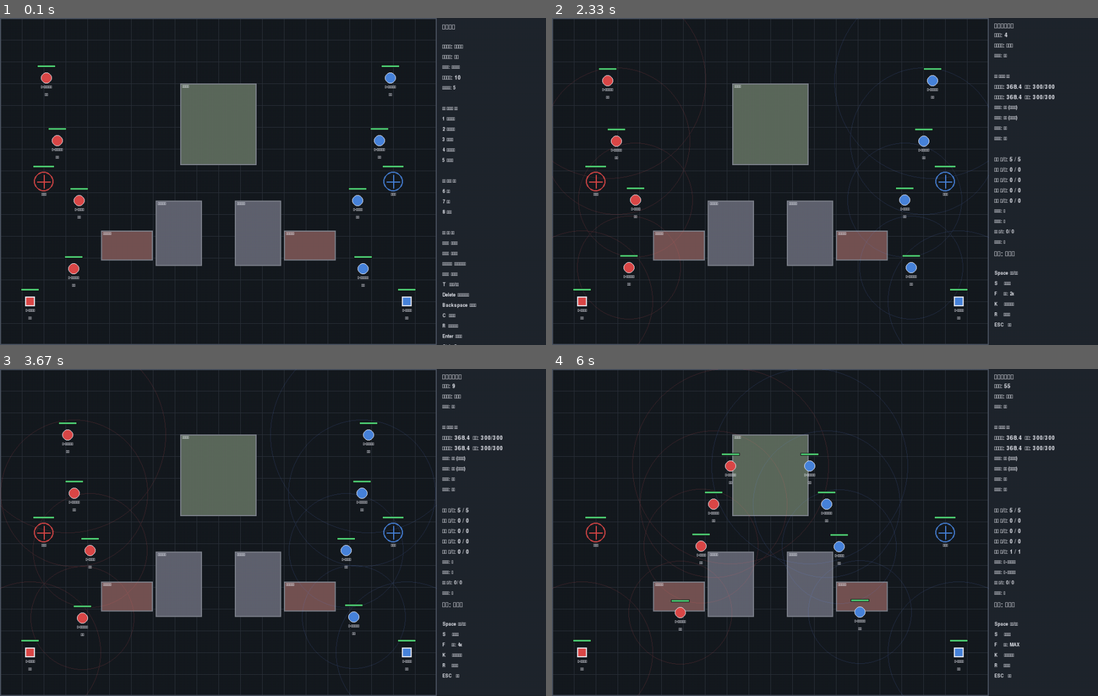
Above: before the commit, frames 1-4 (two rows, left to right).
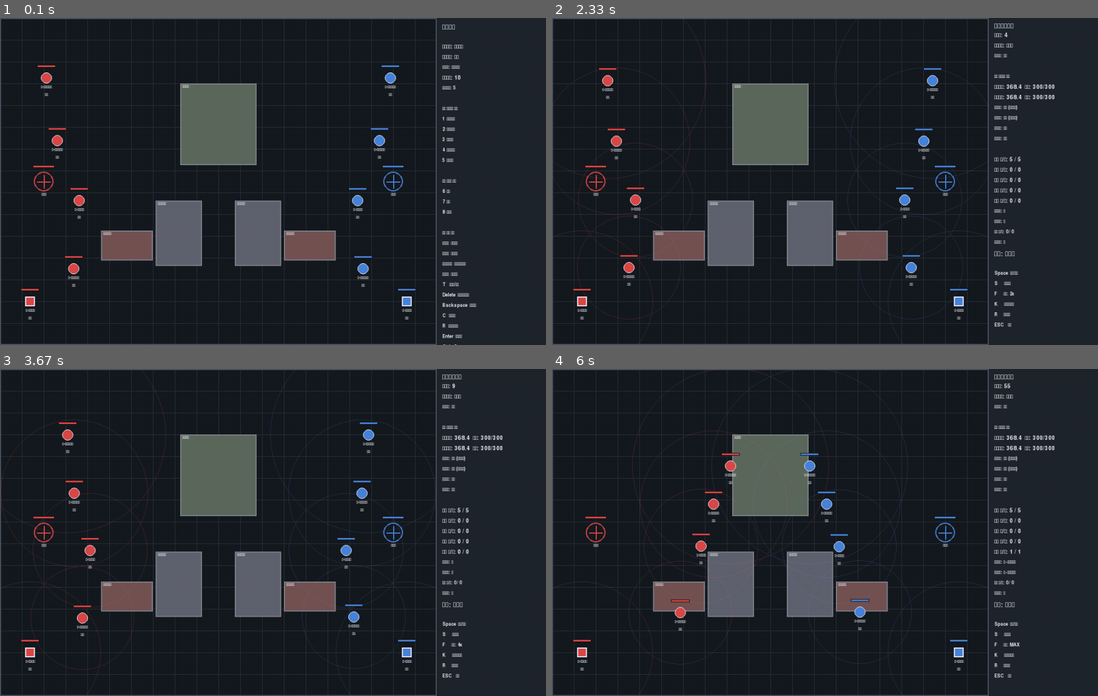
Above: after the commit, the same moments.

Repository: genfa-bit/UAV_WarGame
Game: pygame game, started from pygame_main.py
Two runs of this game, one before a commit and one after it. Both use one fixed random seed, a clock stepped at 60 frames per second and the inputs below.
Inputs (mouse positions are in pixels of both pictures, inside the frame that each line leads up to):
- Up to frame 1 (0.1 s): no input
- Up to frame 2 (2.33 s): tap Enter at 0.33 s; tap Space at 0.67, 1.07, 1.37, 1.57, 1.9, 2.2 s; move the mouse to (890, 158) at 1.03 s; move the mouse to (999, 70) at 1.53 s; move the mouse to (803, 103) at 1.87 s; tap F at 1.98 s
- Up to frame 3 (3.67 s): move the mouse to (81, 444) at 2.37 s; tap Space at 2.4, 2.7, 2.97, 3.3, 3.6 s; move the mouse to (223, 565) at 2.93 s; move the mouse to (240, 633) at 3.27 s; tap F at 3.38 s
- Up to frame 4 (6 s): move the mouse to (732, 539) at 3.7 s; tap Space at 3.73, 4.13, 4.43, 4.8, 5.2, 5.5, 5.7 s; move the mouse to (819, 588) at 4.1 s; move the mouse to (852, 561) at 4.77 s; tap F at 4.88 s; move the mouse to (628, 558) at 5.17 s; move the mouse to (988, 489) at 5.67 s

The runs differ from the first frame. In frame 1, 0.2% of the frame differs, in the area x 3-77%, y 14-84%; in frame 2, 0.2%; in frame 3, 0.2%; in frame 4, 0.3%, in the area x 3-77%, y 25-84%.

Commit message:
将双方单位血条和图标的颜色加重，使其可以被清楚区分

Diff:
--- a/config.py
+++ b/config.py
@@ -33,6 +33,9 @@
 PANEL_BG = (32, 37, 45)
 HP_GREEN = (80, 210, 120)
 HP_RED = (230, 70, 70)
+# 血条底槽按阵营区分，与单位阵营色配套使用。
+HP_TRACK_RED = (74, 28, 34)
+HP_TRACK_BLUE = (22, 48, 79)
 DETECT_RED = (255, 100, 100, 42)
 DETECT_BLUE = (100, 150, 255, 42)
 ATTACK_EFFECT_COLOR = (255, 215, 95)
--- a/ui/renderer.py
+++ b/ui/renderer.py
@@ -12,8 +12,8 @@
     DETECT_BLUE,
     DETECT_RED,
     GRID_COLOR,
-    HP_GREEN,
-    HP_RED,
+    HP_TRACK_BLUE,
+    HP_TRACK_RED,
     MAP_HEIGHT,
     MAP_WIDTH,
     OBSTACLE_COLOR,
@@ -91,9 +91,9 @@
             self.screen.blit(label, (rect.x + 4, rect.y + 2))
 
     def _draw_bases(self, battlefield) -> None:
-        for label, base_obj, color in (
-            ("红基地", battlefield.red_base_obj, RED_COLOR),
-            ("蓝基地", battlefield.blue_base_obj, BLUE_COLOR),
+        for label, base_obj, color, track in (
+            ("红基地", battlefield.red_base_obj, RED_COLOR, HP_TRACK_RED),
+            ("蓝基地", battlefield.blue_base_obj, BLUE_COLOR, HP_TRACK_BLUE),
         ):
             x, y = int(base_obj.x), int(base_obj.y)
             pygame.draw.circle(self.screen, color, (x, y), 18, 2)
@@ -105,9 +105,9 @@
             bw, bh = 40, 5
             bar_x = x - bw // 2
             bar_y = y - 30
-            pygame.draw.rect(self.screen, HP_RED, (bar_x, bar_y, bw, bh))
+            pygame.draw.rect(self.screen, track, (bar_x, bar_y, bw, bh))
             hp_w = int(bw * max(0, base_obj.hp_ratio))
-            pygame.draw.rect(self.screen, HP_GREEN, (bar_x, bar_y, hp_w, bh))
+            pygame.draw.rect(self.screen, color, (bar_x, bar_y, hp_w, bh))
             pygame.draw.rect(self.screen, (18, 18, 18), (bar_x, bar_y, bw, bh), 1)
 
     @staticmethod
@@ -183,9 +183,12 @@
         w, h = 34, 5
         x = sx - w // 2
         y = sy - 24
-        pygame.draw.rect(self.screen, HP_RED, (x, y, w, h))
+        is_red = unit.team == "red"
+        fill = RED_COLOR if is_red else BLUE_COLOR
+        track = HP_TRACK_RED if is_red else HP_TRACK_BLUE
+        pygame.draw.rect(self.screen, track, (x, y, w, h))
         hp_w = int(w * max(0, unit.hp_ratio))
-        pygame.draw.rect(self.screen, HP_GREEN, (x, y, hp_w, h))
+        pygame.draw.rect(self.screen, fill, (x, y, hp_w, h))
         pygame.draw.rect(self.screen, (18, 18, 18), (x, y, w, h), 1)
 
     def _draw_unit_label(self, unit: Unit, sx: int, sy: int) -> None:
Not shown, changed: ui/qml/Main.qml
Not shown, changed: ui/qml/MapOverview.qml
Not shown, changed: ui/qml/UnitDetails.qml
